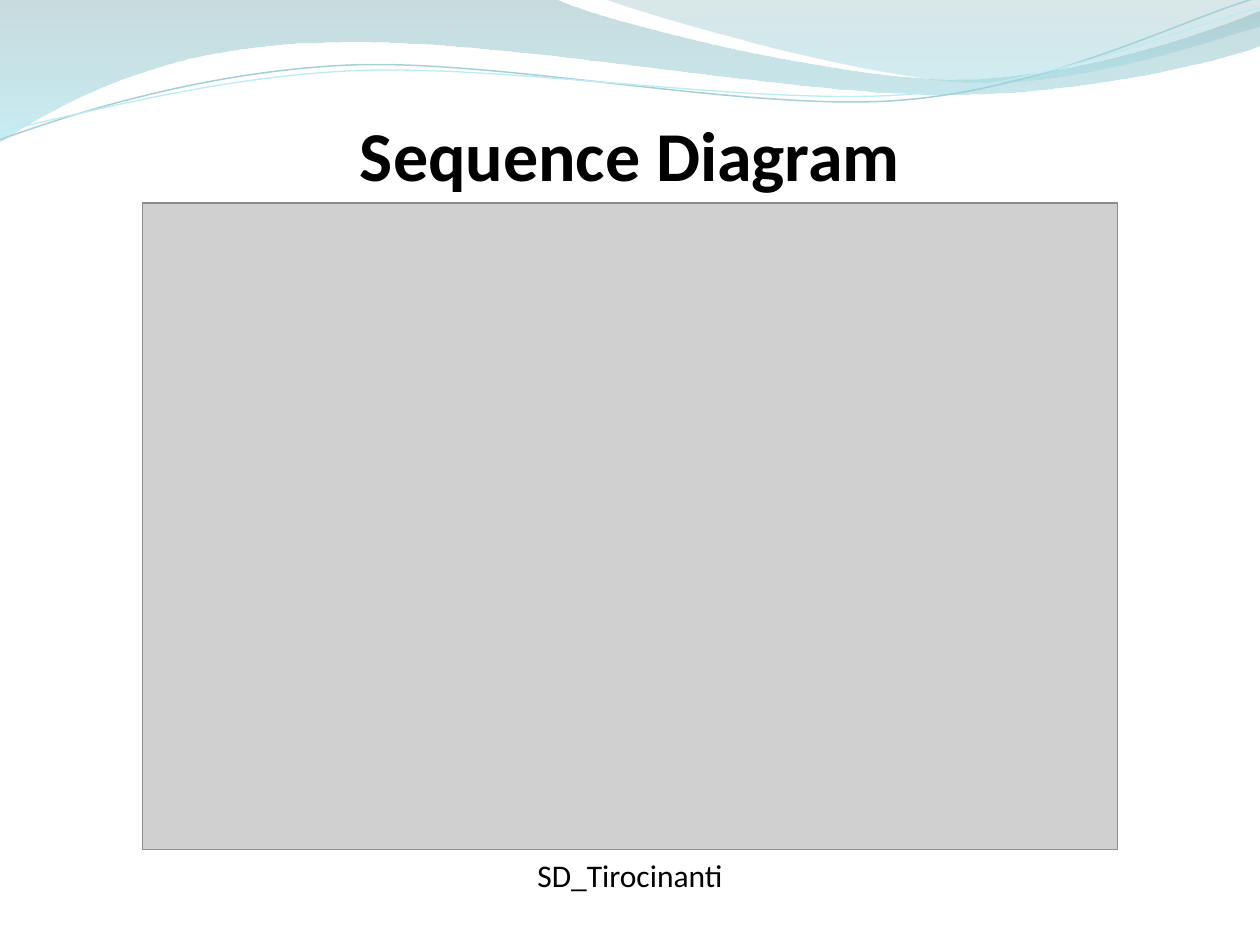
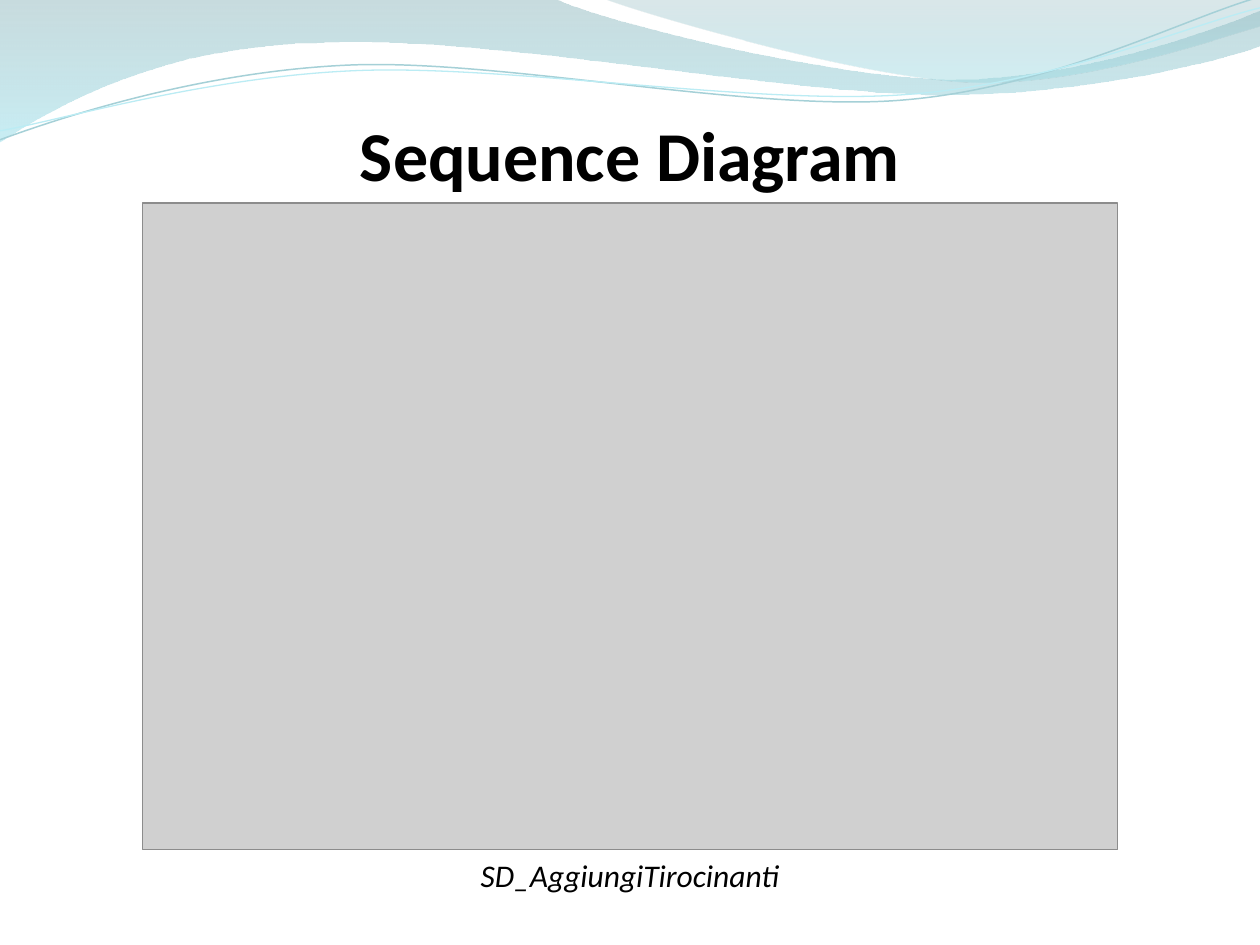
Before and after one commit to ammirate/at-silo, a slide deck: slide 14 of Presentazione/Atsilo2/Durante/Atsilo_M_PresentazioneFinale.pptx. Drawn at 1260x945 pixels with LibreOffice and Linux fonts; fonts in the diff are those of the drawing; grey boxes stand for pictures. Boxes give left, top, right and bottom in pixels: in the first picture for what was removed or moved away, otherwise in the second. Text is boxed around its words. In the diff, an @@ line names an element or a change of style, - is before the commit and + after.

```diff
--- a/Presentazione/Atsilo2/Durante/Atsilo_M_PresentazioneFinale.pptx
+++ b/Presentazione/Atsilo2/Durante/Atsilo_M_PresentazioneFinale.pptx
@@ text at [481,865,779,893]: text changed; italic on @@
-SD_Tirocinanti
+SD_AggiungiTirocinanti
```
Also in this commit, not shown: 4 other slides changed, 2 slides added, 2 slides removed.
